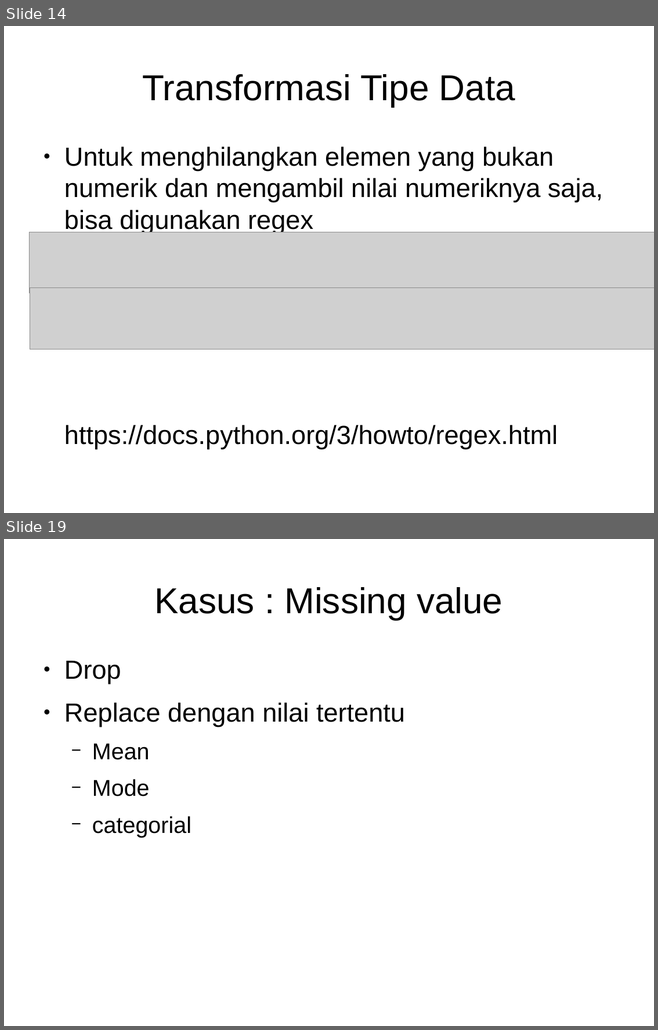
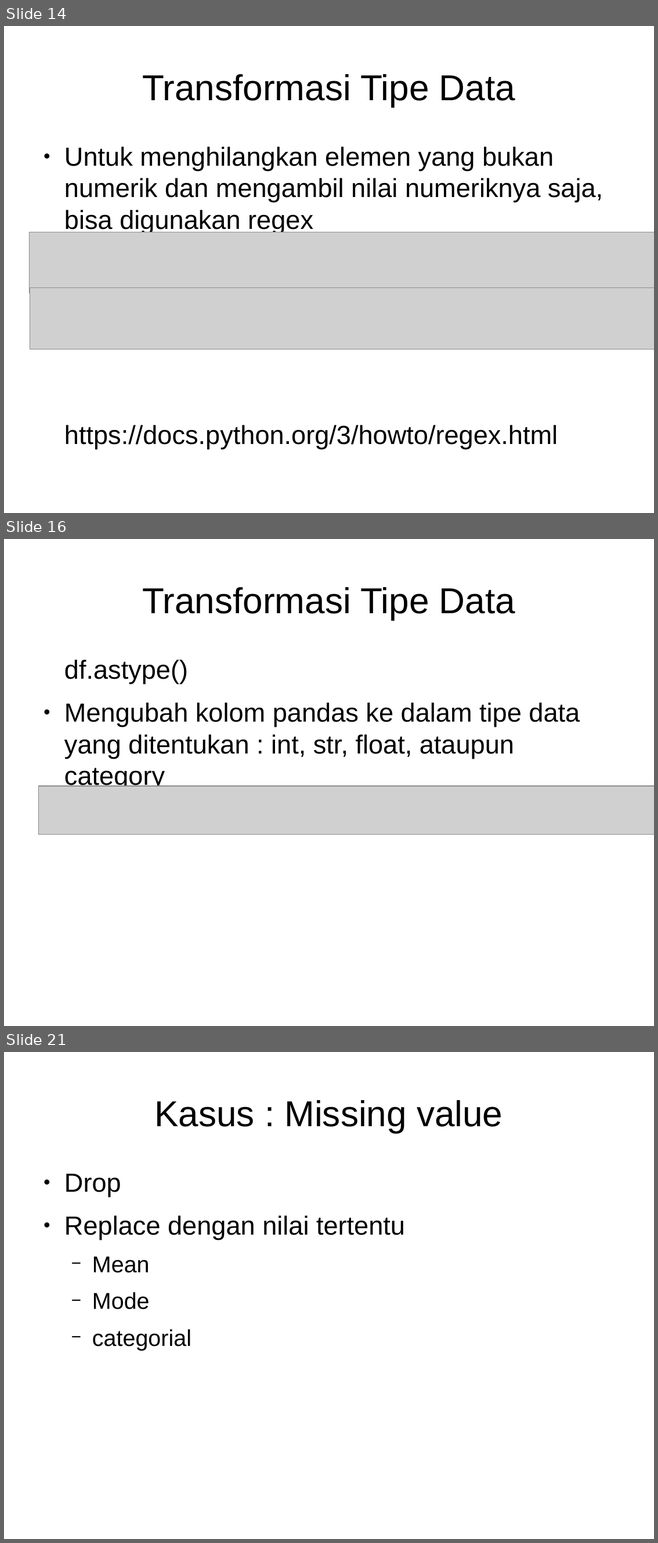
Before and after one commit to Arasy/SlidePythonDataScience, a slide deck: Ch4-Cleaning.odp. Shown one above the other, each under a label of ours: slides 14 and 19 before the commit, slides 14, 16 and 21 after it; the slides between them are not shown. The pictures are 658x1030 and 658x1543 pixels, drawn with LibreOffice and Linux fonts; fonts in the diff are those of the drawing; grey boxes stand for pictures. Boxes give left, top, right and bottom in pixels: in the first picture for what was removed or moved away, otherwise in the second. Text is boxed around its words. In the diff, an @@ line names an element or a change of style, - is before the commit and + after.

```diff
--- a/Ch4-Cleaning.odp
+++ b/Ch4-Cleaning.odp
@@ slide 16 added at (4, 539, 654, 1026), background #FFFFFF @@
@@ title added at (142, 587, 515, 620), 44 pt, text #000000 @@
+Transformasi Tipe Data
@@ text added at (64, 660, 579, 790), 32 pt, text #000000 @@
+df.astype()
+● Mengubah kolom pandas ke dalam tipe data yang ditentukan : int, str, float, ataupun category
@@ picture added at (38, 786, 654, 835) @@
@@ what was slide 19 is now slide 21 @@
```
Also in this commit, not shown: 3 slides changed, 2 other slides added, 1 slide removed, 1 other file.
